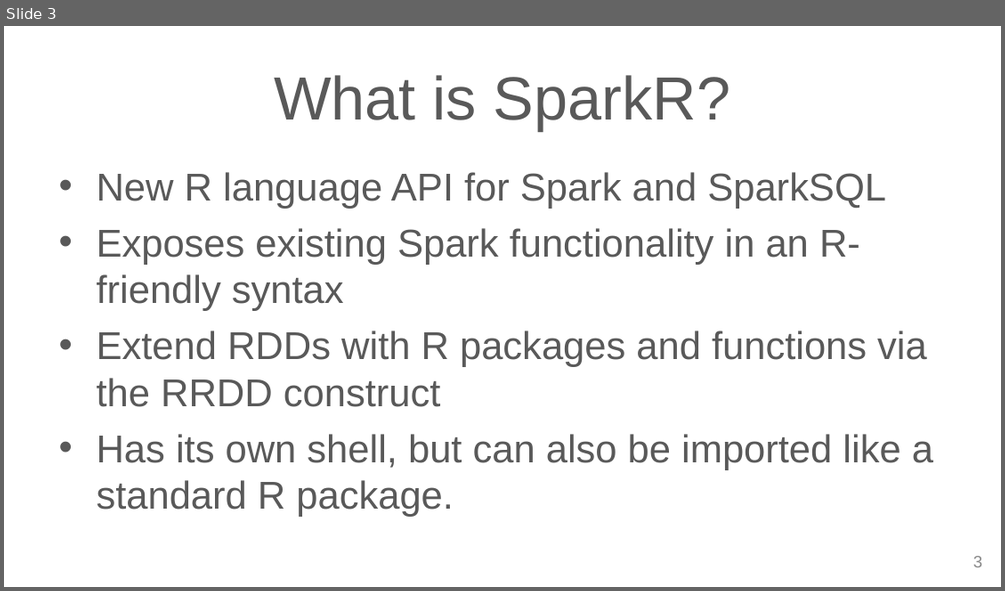
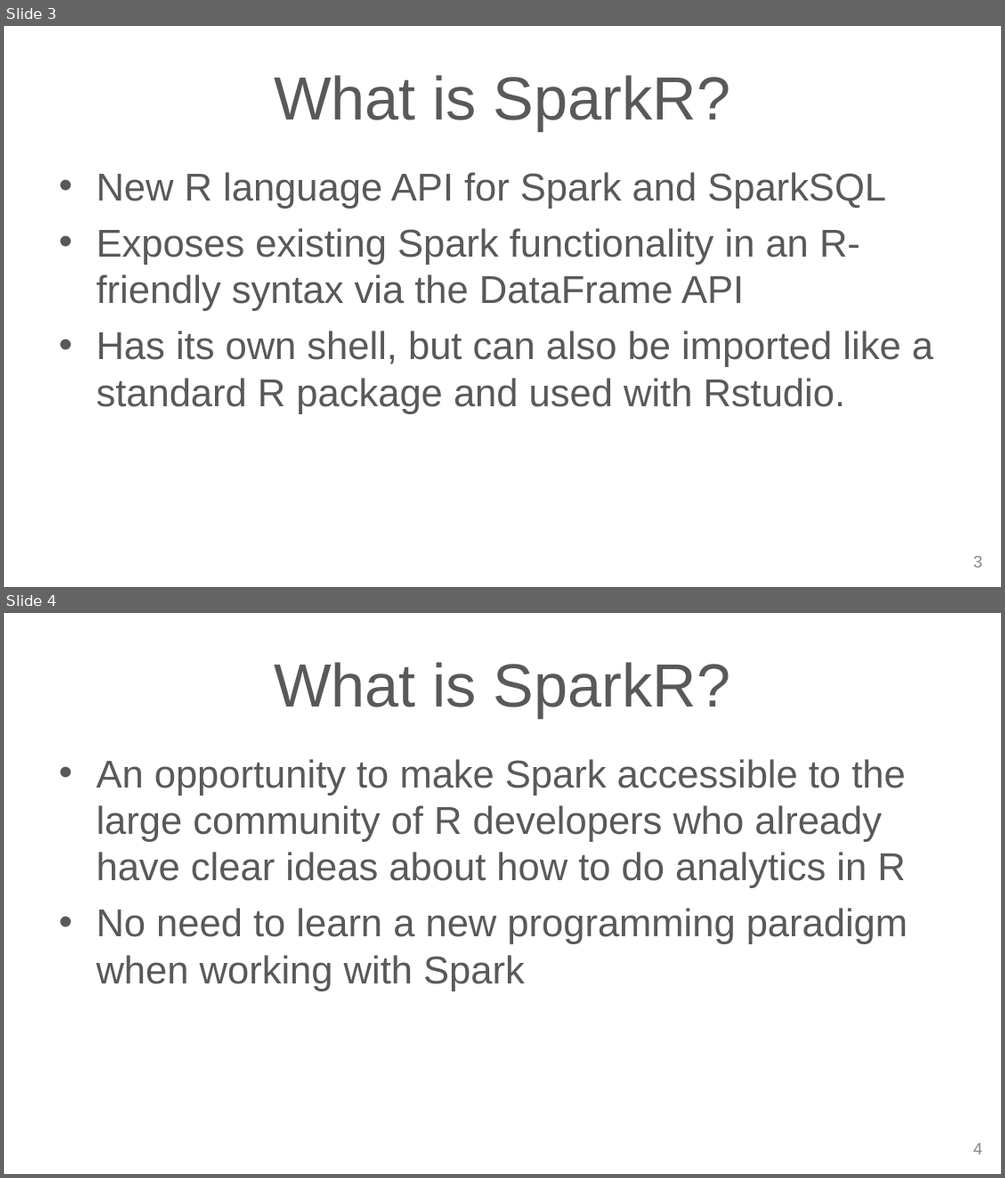
Before and after one commit to cafreeman/SparkR_DataFrame_Demo, a slide deck: SS_DataFrame_Slides.pptx. Shown one above the other, each under a label of ours: slide 3 before the commit, slides 3 and 4 after it. The pictures are 1005x591 and 1005x1178 pixels, drawn with LibreOffice and Linux fonts; fonts in the diff are those of the drawing; background and template pictures are left out. Boxes give left, top, right and bottom in pixels: in the first picture for what was removed or moved away, otherwise in the second. Text is boxed around its words. In the diff, an @@ line names an element or a change of style, - is before the commit and + after.

```diff
--- a/SS_DataFrame_Slides.pptx
+++ b/SS_DataFrame_Slides.pptx
@@ slide 4 added at (4, 613, 1001, 1174), background picture (left out) @@
@@ title added at (274, 662, 730, 717), 44 pt, text #595959 @@
+What is SparkR?
@@ text added at (97, 759, 907, 991), 28 pt, text #595959 @@
+• An opportunity to make Spark accessible to the large community of R developers who already have clear ideas about how to do analytics in R
+• No need to learn a new programming paradigm when working with Spark
@@ page number added at (973, 1143, 982, 1154), 12 pt, text #888888 @@
+4
@@ slide 3 changed as well @@
@@ text at (97, 228, 933, 414): text changed @@
-• Exposes existing Spark functionality in an R-friendly syntax
-• Extend RDDs with R packages and functions via the RRDD construct
-• Has its own shell, but can also be imported like a standard R package.
+• Exposes existing Spark functionality in an R-friendly syntax via the DataFrame API
+• Has its own shell, but can also be imported like a standard R package and used with Rstudio.
```
Also in this commit, not shown: 16 other slides changed, 10 other slides added, 1 other file.
